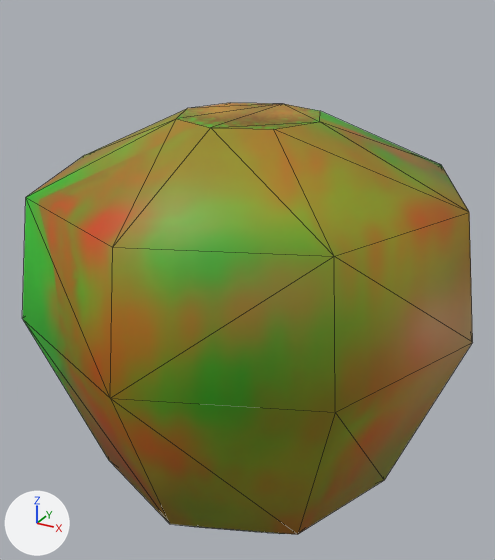
Two versions of the Blender file meshes/AppleLoResDisplayMesh.blend, one commit apart.
Both versions are drawn from a camera (50 mm lens) standing at (0.686, -1.259, 0.657) and looking at (-0.003, -0.006, 0.03). Lighting does not change. The marker at lower left points along +X, +Y and +Z. Mesh edges are drawn as thin lines.

The first picture shows 'LoResApple'.
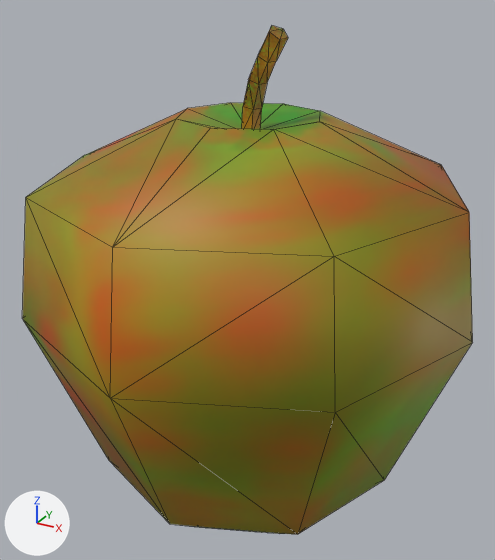
Edits to the bpy script that builds the scene:
```text
Change me_loresapple:
    used by ob_loresapple; location = (0.0, 0.0, 0.0)
    remove me_loresapple.from_pydata(...)  # 40 vertices, 70 faces; spans x -0.5..0.5, y -0.5..0.5, z -0.5..0.4
    add me_loresapple.from_pydata(...)  # 66 vertices, 115 faces; spans x -0.5..0.5, y -0.5..0.5, z -0.5..0.576
    me_loresapple part 1: a new loose piece of 25 vertices spanning x -0.02..0.092, y -0.047..0.02, z 0.359..0.576, in mat_applematerial (picture img_loresapple_png)
    me_loresapple part 2
    8 faces are deleted
    1 vertex is added at (0.0, -0.002, 0.361)
    10 new faces join them, smooth
    me_loresapple part 3: 62 kept faces spanning x -0.5..0.5, y -0.5..0.5, z -0.5..0.4 get new texture (UV) coordinates
```

Pixel boxes [x1, y1, x2, y2] of what changed, in the pictures (495 x 560 px; the box of a moved part takes in the faces that stretch with it):
'LoResApple', reshaped (18% taller): before [23, 103, 473, 534]; after [23, 26, 473, 534]
part 1 of me_loresapple, added (brown): after [242, 26, 288, 129]
part 2 of me_loresapple, moved or reshaped: [113, 103, 334, 256] in both
part 3 of me_loresapple, surface changed: [23, 109, 471, 534] in both
